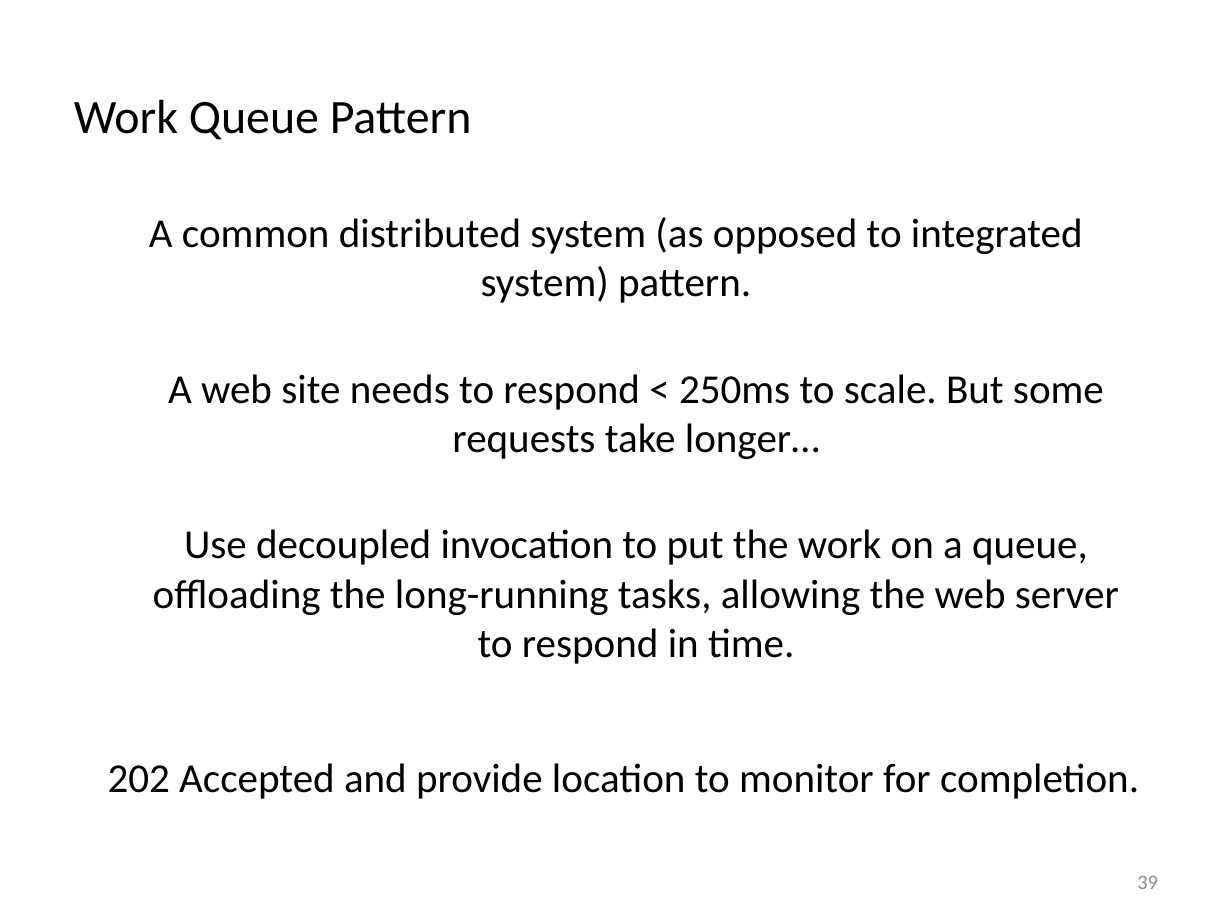
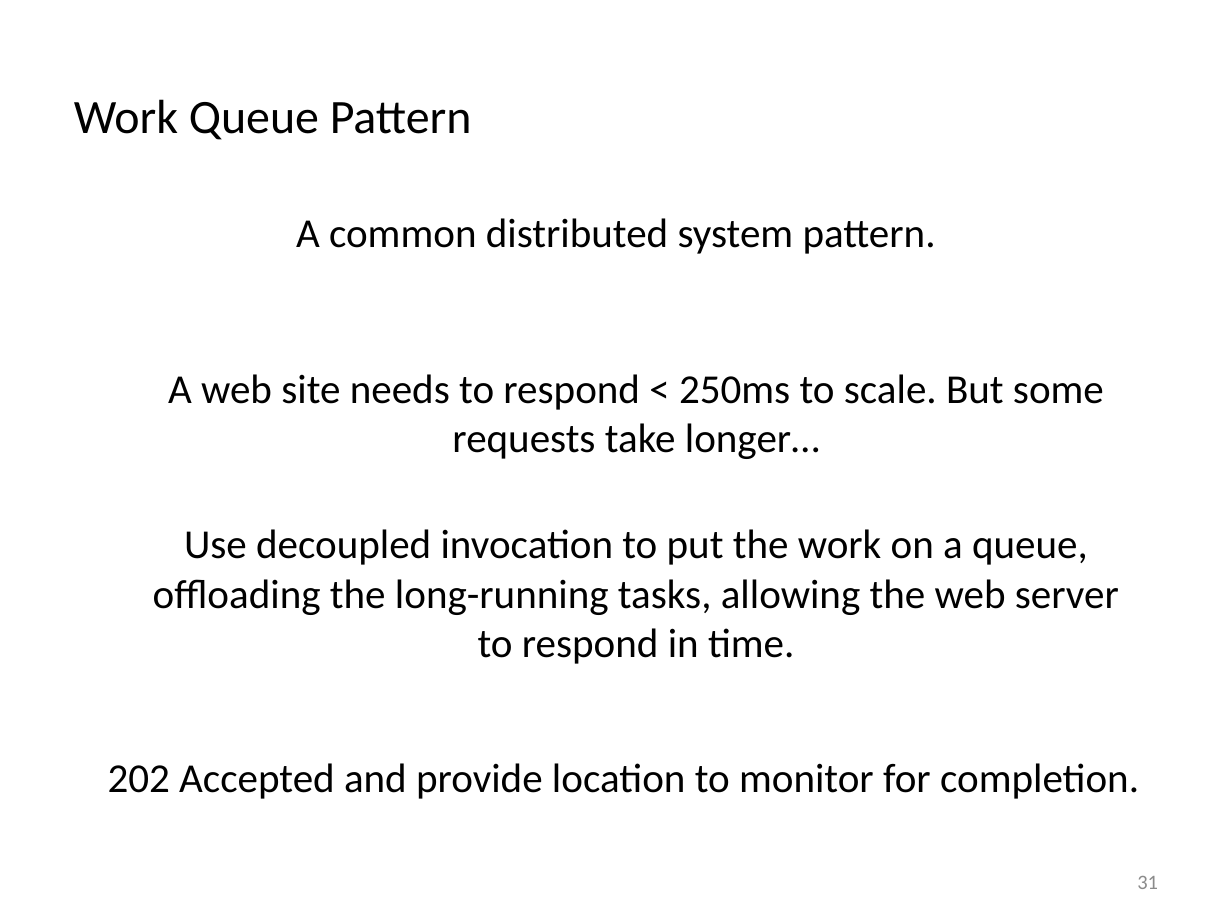
Before and after one commit to iancooper/Presentations, a slide deck: slide 31 of Practical Messaging - Day 1 - New.pptx (slide 39 before the commit). Drawn at 1232x924 pixels with LibreOffice and Linux fonts; fonts in the diff are those of the drawing. Boxes give left, top, right and bottom in pixels: in the first picture for what was removed or moved away, otherwise in the second. Text is boxed around its words. In the diff, an @@ line names an element or a change of style, - is before the commit and + after.

```diff
--- a/Practical Messaging - Day 1 - New.pptx
+++ b/Practical Messaging - Day 1 - New.pptx
@@ text at <box>296,218,936,254</box>: text changed @@
-A common distributed system (as opposed to integrated system) pattern.
+A common distributed system pattern.
@@ page number at <box>1137,876,1158,889</box>: text changed @@
-39
+31
```
Also in this commit, not shown: 8 other slides changed, 1 slide added, 2 slides removed.
